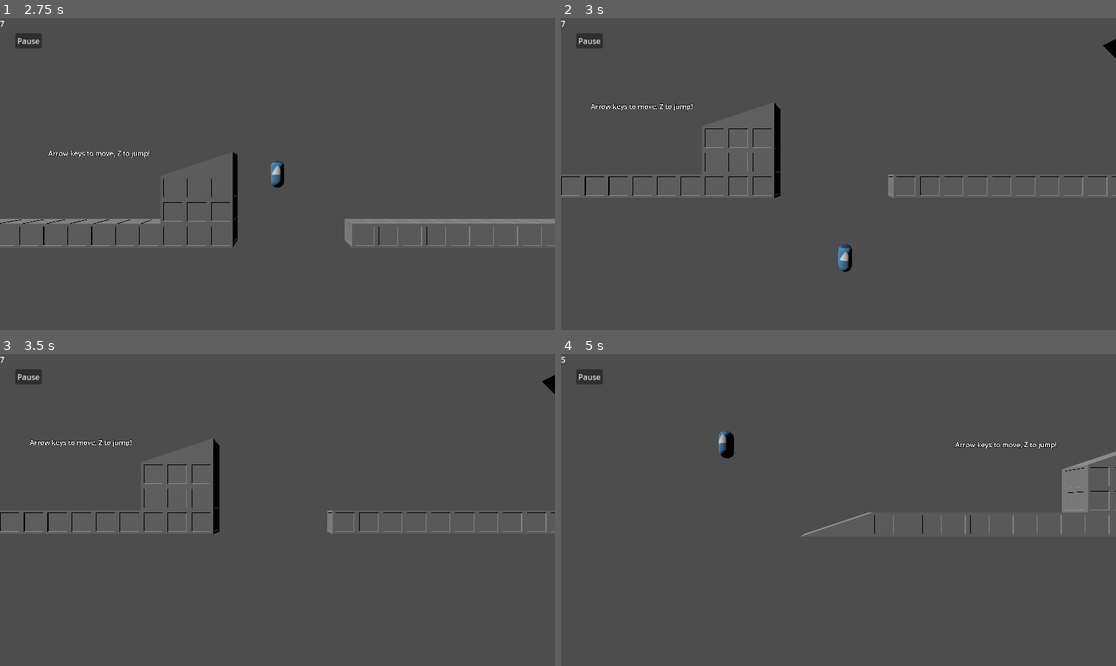
Above: before the commit, frames 1-4 (two rows, left to right).
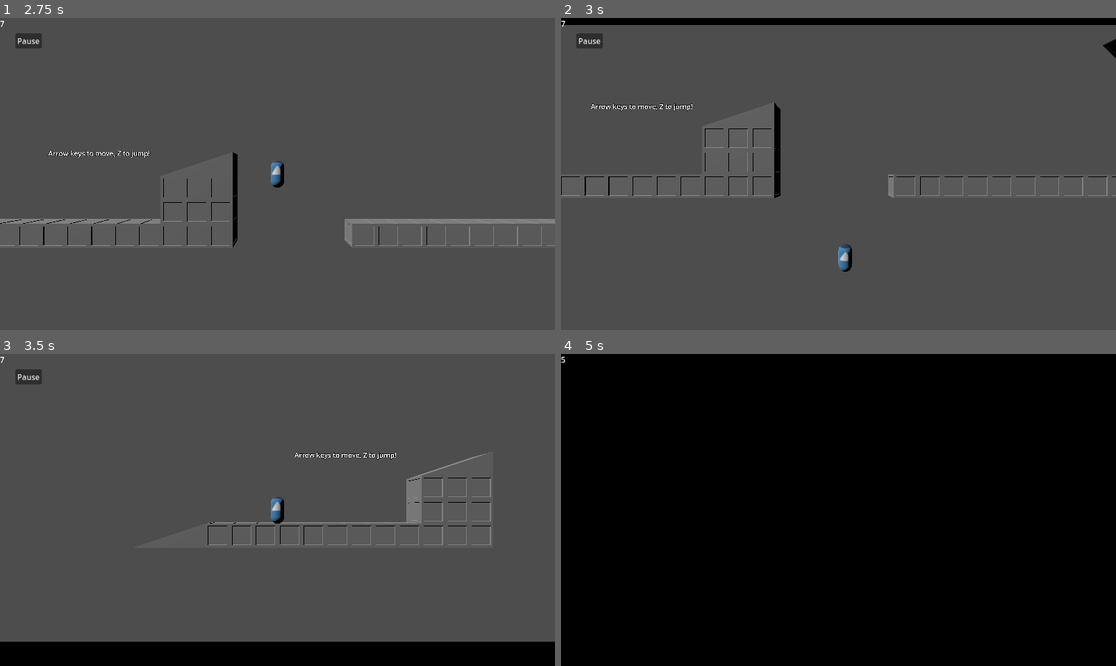
Above: after the commit, the same moments.

Repository: Biosaur/GIGGJMay2024
Game: Godot game, scene res://Game.tscn
Two runs of this game, one before a commit and one after it. Both use one fixed random seed, a clock stepped at 60 frames per second and the inputs below. The engine's default icon, where the game draws it, is replaced by a stand-in: a white triangle on a blue panel in a dark square.
Inputs:
- Up to frame 1 (2.75 s): tap Enter at 0.5 s; hold Right (right) 0.53-1.28 s; tap C (ability) at 0.6 s; tap Z (jump) at 0.77, 1.52 s; hold Down (down) 1.28-2.03 s; tap X (attack) at 1.35 s; hold Right (right) from 2.03 s (still down); tap F at 2.1 s
- Up to frame 2 (3 s): release Right (right) at 2.78 s; hold Up (up) from 2.78 s (still down); tap C (ability) at 2.85 s
- Up to frame 3 (3.5 s): keep holding Up (up); tap Z (jump) at 3.02 s
- Up to frame 4 (5 s): release Up (up) at 3.53 s; hold Left (left) from 3.53 s (still down); tap X (attack) at 3.6 s; tap Z (jump) at 3.77, 4.52 s; tap F at 4.35 s

Frame 1 is identical in both runs. In frame 2, 2.2% of the frame differs, in the area x 0-100%, y 0-3%; in frame 3, 10%; in frame 4, 100%, in the area x 0-100%, y 0-100%.

Commit message:
Add Screen Transition

Diff:
--- a/Game.gd
+++ b/Game.gd
@@ -22,10 +22,15 @@
 	if numSpreadables == numSpreaded:
 		var next_level_path = LEVEL_PATH + str($Level.scene_file_path.to_int() + 1) + ".tscn"
 		var newLevel:PackedScene = load(next_level_path)
+		get_tree().paused = true
+		$"Control/Screen Transition Rect/AnimationPlayer".play("Swipe1")
+		await $"Control/Screen Transition Rect/AnimationPlayer".animation_finished
 		remove_child($Level)
 		var current_level = newLevel.instantiate()
 		current_level.name = "Level"
 		add_child(current_level)
+		$"Control/Screen Transition Rect/AnimationPlayer".play("Swipe2")
+		get_tree().paused = false
 		$Level/Player.next_level.connect(_on_next_level)
 		$Level/Player.dead.connect(_on_player_death)
 
@@ -57,7 +62,9 @@
 func _on_player_death():
 	$Camera3D.global_position = $Level/Player/SpringArm3D/Camera3D.global_position
 	$Camera3D.make_current()
+	$"Control/Screen Transition Rect/AnimationPlayer".play("Swipe1")
 	await get_tree().create_timer($Level.respawnTime).timeout
+	$"Control/Screen Transition Rect/AnimationPlayer".play("Swipe2")
 	$Level/Player.position = $Level.startLocation
 	$Level/Player/SpringArm3D/Camera3D.make_current()
 
--- a/Game.tscn
+++ b/Game.tscn
@@ -1,9 +1,89 @@
-[gd_scene load_steps=5 format=3 uid="uid://kdlvbb3f5mx7"]
+[gd_scene load_steps=9 format=3 uid="uid://kdlvbb3f5mx7"]
 
 [ext_resource type="PackedScene" uid="uid://dakx2oyqa3mha" path="res://Level/Levels/Level1.tscn" id="1_e67bx"]
 [ext_resource type="Script" path="res://Game.gd" id="1_lmsfh"]
 [ext_resource type="Script" path="res://Control.gd" id="2_67g0b"]
 [ext_resource type="Script" path="res://Spreadable Counter.gd" id="3_48ruf"]
+
+[sub_resource type="Animation" id="Animation_5tf27"]
+length = 0.001
+tracks/0/type = "value"
+tracks/0/imported = false
+tracks/0/enabled = true
+tracks/0/path = NodePath(".:anchor_top")
+tracks/0/interp = 1
+tracks/0/loop_wrap = true
+tracks/0/keys = {
+"times": PackedFloat32Array(0),
+"transitions": PackedFloat32Array(1),
+"update": 0,
+"values": [0.025]
+}
+
+[sub_resource type="Animation" id="Animation_5s8tk"]
+resource_name = "Swipe2"
+length = 0.25
+step = 0.05
+tracks/0/type = "value"
+tracks/0/imported = false
+tracks/0/enabled = true
+tracks/0/path = NodePath(".:anchor_top")
+tracks/0/interp = 1
+tracks/0/loop_wrap = true
+tracks/0/keys = {
+"times": PackedFloat32Array(0, 0.25),
+"transitions": PackedFloat32Array(0.2, 1),
+"update": 0,
+"values": [0.0, 1.0]
+}
+tracks/1/type = "value"
+tracks/1/imported = false
+tracks/1/enabled = true
+tracks/1/path = NodePath(".:anchor_bottom")
+tracks/1/interp = 1
+tracks/1/loop_wrap = true
+tracks/1/keys = {
+"times": PackedFloat32Array(0),
+"transitions": PackedFloat32Array(1),
+"update": 0,
+"values": [1.0]
+}
+
+[sub_resource type="Animation" id="Animation_6simj"]
+resource_name = "Swip"
+length = 0.25
+step = 0.05
+tracks/0/type = "value"
+tracks/0/imported = false
+tracks/0/enabled = true
+tracks/0/path = NodePath(".:anchor_top")
+tracks/0/interp = 1
+tracks/0/loop_wrap = true
+tracks/0/keys = {
+"times": PackedFloat32Array(0),
+"transitions": PackedFloat32Array(1),
+"update": 0,
+"values": [0.0]
+}
+tracks/1/type = "value"
+tracks/1/imported = false
+tracks/1/enabled = true
+tracks/1/path = NodePath(".:anchor_bottom")
+tracks/1/interp = 1
+tracks/1/loop_wrap = true
+tracks/1/keys = {
+"times": PackedFloat32Array(0, 0.25),
+"transitions": PackedFloat32Array(5, 1),
+"update": 0,
+"values": [0.0, 1.0]
+}
+
+[sub_resource type="AnimationLibrary" id="AnimationLibrary_cjyj6"]
+_data = {
+"RESET": SubResource("Animation_5tf27"),
+"Swipe1": SubResource("Animation_6simj"),
+"Swipe2": SubResource("Animation_5s8tk")
+}
 
 [node name="Game" type="Node"]
 script = ExtResource("1_lmsfh")
@@ -54,6 +134,21 @@
 
 "
 
+[node name="Screen Transition Rect" type="ColorRect" parent="Control"]
+layout_mode = 1
+anchors_preset = -1
+anchor_top = 0.025
+anchor_right = 1.0
+anchor_bottom = 0.025
+grow_horizontal = 2
+grow_vertical = 2
+color = Color(0, 0, 0, 1)
+
+[node name="AnimationPlayer" type="AnimationPlayer" parent="Control/Screen Transition Rect"]
+libraries = {
+"": SubResource("AnimationLibrary_cjyj6")
+}
+
 [node name="Level" parent="." instance=ExtResource("1_e67bx")]
 
 [connection signal="pressed" from="Control/MarginContainer/Pause Button" to="." method="_on_pause_button_pressed"]
--- a/Level/Levels/Level1.gd
+++ b/Level/Levels/Level1.gd
@@ -1,7 +1,7 @@
 extends Node3D
 
 @export var startLocation : Vector3
-@export var respawnTime : float = 1.0
+@export var respawnTime : float = 0.5
 
 var player : Node3D
 # Called when the node enters the scene tree for the first time.
--- a/Level/Levels/Level2.gd
+++ b/Level/Levels/Level2.gd
@@ -1,7 +1,7 @@
 extends Node3D
 
 @export var startLocation : Vector3
-@export var respawnTime : float = 1.0
+@export var respawnTime : float = 0.5
 
 
 # Called when the node enters the scene tree for the first time.
--- a/Level/Levels/Level3.tscn
+++ b/Level/Levels/Level3.tscn
@@ -8,7 +8,7 @@
 script/source = "extends Node3D
 
 @export var startLocation : Vector3
-@export var respawnTime : float = 1.0
+@export var respawnTime : float = 0.5
 
 # Called when the node enters the scene tree for the first time.
 func _ready():
